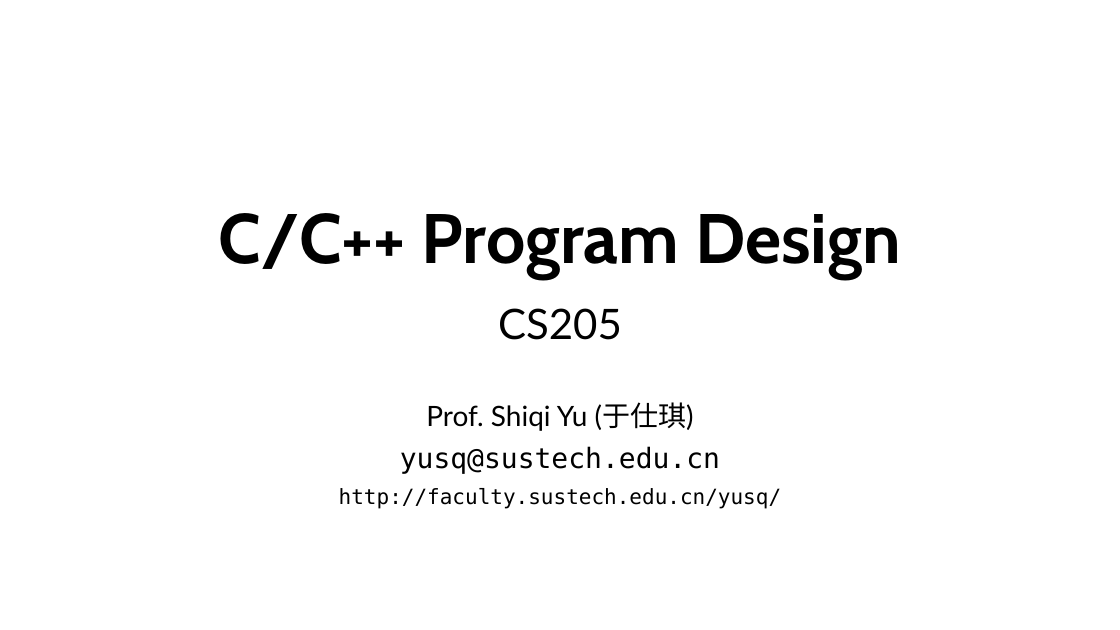
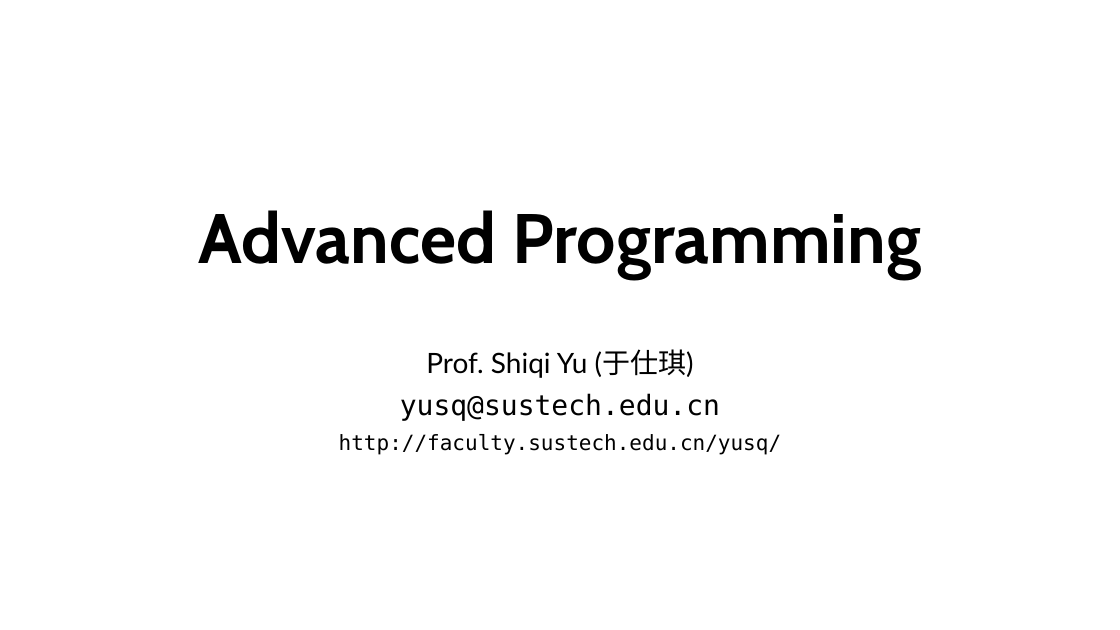
Before and after one commit to ShiqiYu/CPP, a slide deck: slide 1 of week05/Lecture05.pptx. Drawn at 1120x630 pixels with LibreOffice and Linux fonts; fonts in the diff are those of the drawing; background and template pictures are left out. Boxes give left, top, right and bottom in pixels: in the first picture for what was removed or moved away, otherwise in the second. Text is boxed around its words. In the diff, an @@ line names an element or a change of style, - is before the commit and + after.

```diff
--- a/week05/Lecture05.pptx
+++ b/week05/Lecture05.pptx
@@ title at bbox=[199, 210, 921, 279]: text changed @@
-C/C++ Program Design
+Advanced Programming
@@ subtitle at bbox=[498, 308, 622, 340]: paragraph removed @@
-CS205
```
Also in this commit, not shown: 3 other files.
